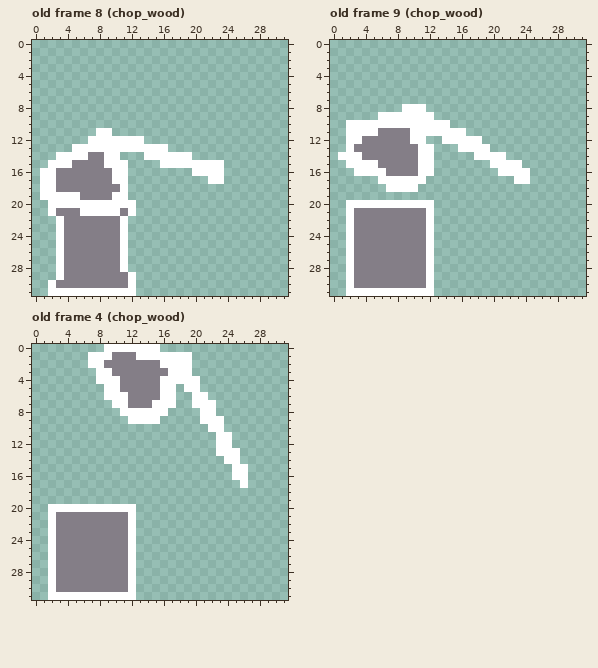
One commit to this pixel-art file: art/things.ase. That is the earlier state.
32x32 pixels, 17 frames. Shown: old frame 8 (chop_wood), old frame 9 (chop_wood), old frame 4 (chop_wood). The commit also changed other frames, which this record leaves out.
And afterwards:
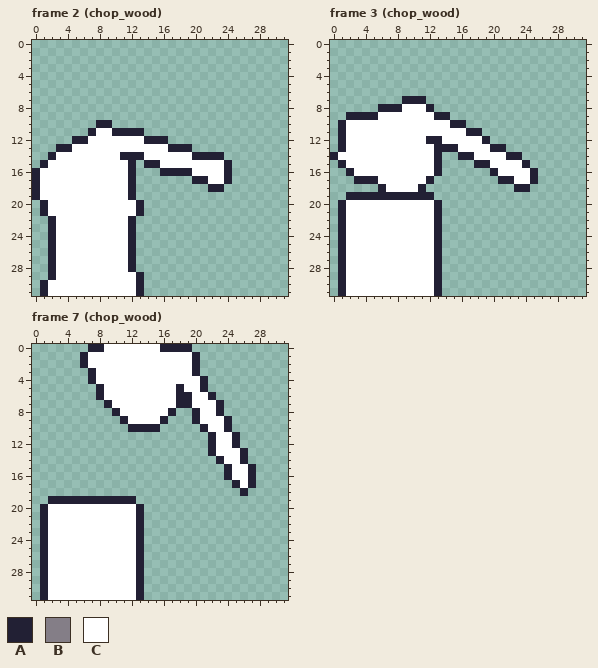
Palette (. is transparent): A #222034  B #847e87  C #ffffff
A new or re-ordered frame is compared with the old frame closest to it.
Change:
frames re-ordered
--- frame 2 (chop_wood) against old frame 8 (chop_wood), layer "Layer 1"
@@ x 0..31 @@
  9 ................................
-10 ................................
-11 ........CC......................
-12 .......CCCCCCC..................
-13 .....CCCCCCCCCCCC...............
-14 ...CCCCBBCC...CCCCCC............
-15 ..CCCBBBBCCC....CCCCCCCC........
-16 .CCBBBBBBBCC........CCCC........
-17 .CCBBBBBBBCC..........CC........
-18 .CCBBBBBBBBC....................
-19 .CCCCCBBBBCC....................
-20 ..CCCCCCCCCCC...................
-21 ..CBBBCCCCCBC...................
-22 ...CBBBBBBBC....................
-23 ...CBBBBBBBC....................
-24 ...CBBBBBBBC....................
-25 ...CBBBBBBBC....................
-26 ...CBBBBBBBC....................
-27 ...CBBBBBBBC....................
-28 ...CBBBBBBBC....................
-29 ...CBBBBBBBBC...................
-30 ..CBBBBBBBBBC...................
-31 ..CCCCCCCCCCC...................
+10 ........AA......................
+11 .......ACCAAAA..................
+12 .....AACCCCCCCAAA...............
+13 ...AACCCCCCCCCCCCAAA............
+14 ..ACCCCCCCCAAACCCCCCAAAA........
+15 .ACCCCCCCCCCA.AACCCCCCCCA.......
+16 ACCCCCCCCCCCA...AAAACCCCA.......
+17 ACCCCCCCCCCCA.......AACCA.......
+18 ACCCCCCCCCCCA.........AA........
+19 ACCCCCCCCCCCA...................
+20 .ACCCCCCCCCCCA..................
+21 .ACCCCCCCCCCCA..................
+22 ..ACCCCCCCCCA...................
+23 ..ACCCCCCCCCA...................
+24 ..ACCCCCCCCCA...................
+25 ..ACCCCCCCCCA...................
+26 ..ACCCCCCCCCA...................
+27 ..ACCCCCCCCCA...................
+28 ..ACCCCCCCCCA...................
+29 ..ACCCCCCCCCCA..................
+30 .ACCCCCCCCCCCA..................
+31 .ACCCCCCCCCCCA..................
--- frame 3 (chop_wood) against old frame 9 (chop_wood), layer "Layer 1"
@@ x 0..31 @@
  6 ................................
- 7 ................................
- 8 .........CCC....................
- 9 ......CCCCCCC...................
-10 ..CCCCCCCCCCCCC.................
-11 ..CCCCBBBBCCCCCCC...............
-12 ..CCBBBBBBCC..CCCCC.............
-13 ..CBBBBBBBBCC...CCCC............
-14 .CCCBBBBBBBCC.....CCCC..........
-15 ..CCCCBBBBBCC.......CCCC........
-16 ...CCCCBBBBCC........CCCC.......
-17 ......CCCCCC...........CC.......
-18 .......CCCC.....................
-19 ................................
-20 ..CCCCCCCCCCC...................
-21 ..CBBBBBBBBBC...................
-22 ..CBBBBBBBBBC...................
-23 ..CBBBBBBBBBC...................
-24 ..CBBBBBBBBBC...................
-25 ..CBBBBBBBBBC...................
-26 ..CBBBBBBBBBC...................
-27 ..CBBBBBBBBBC...................
-28 ..CBBBBBBBBBC...................
-29 ..CBBBBBBBBBC...................
-30 ..CBBBBBBBBBC...................
-31 ..CCCCCCCCCCC...................
+ 7 .........AAA....................
+ 8 ......AAACCCA...................
+ 9 ..AAAACCCCCCCAA.................
+10 .ACCCCCCCCCCCCCAA...............
+11 .ACCCCCCCCCCCCCCCAA.............
+12 .ACCCCCCCCCCAACCCCCA............
+13 .ACCCCCCCCCCCAAACCCCAA..........
+14 ACCCCCCCCCCCCA..AACCCCAA........
+15 .ACCCCCCCCCCCA....AACCCCA.......
+16 ..ACCCCCCCCCCA......ACCCCA......
+17 ...AAACCCCCCA........AACCA......
+18 ......ACCCCA...........AA.......
+19 ..AAAAAAAAAAA...................
+20 .ACCCCCCCCCCCA..................
+21 .ACCCCCCCCCCCA..................
+22 .ACCCCCCCCCCCA..................
+23 .ACCCCCCCCCCCA..................
+24 .ACCCCCCCCCCCA..................
+25 .ACCCCCCCCCCCA..................
+26 .ACCCCCCCCCCCA..................
+27 .ACCCCCCCCCCCA..................
+28 .ACCCCCCCCCCCA..................
+29 .ACCCCCCCCCCCA..................
+30 .ACCCCCCCCCCCA..................
+31 .ACCCCCCCCCCCA..................
--- frame 7 (chop_wood) against old frame 4 (chop_wood), layer "Layer 1"
@@ x 0..31 @@
- 0 .........CCCCCCC................
- 1 .......CCCBBBCCCCCCC............
- 2 .......CCBBBBBBBCCCC............
- 3 ........CCBBBBBBBCCC............
- 4 ........CCCBBBBBCCCCC...........
- 5 .........CCBBBBBCC.CC...........
- 6 .........CCCBBBBCC..CC..........
- 7 ..........CCBBBCCC..CCC.........
- 8 ...........CCCCCC....CC.........
- 9 ............CCCC.....CCC........
-10 ......................CC........
-11 .......................CC.......
-12 .......................CC.......
-13 .......................CCC......
-14 ........................CC......
-15 .........................CC.....
-16 .........................CC.....
-17 ..........................C.....
-18 ................................
-19 ................................
-20 ..CCCCCCCCCCC...................
-21 ..CBBBBBBBBBC...................
-22 ..CBBBBBBBBBC...................
-23 ..CBBBBBBBBBC...................
-24 ..CBBBBBBBBBC...................
-25 ..CBBBBBBBBBC...................
-26 ..CBBBBBBBBBC...................
-27 ..CBBBBBBBBBC...................
-28 ..CBBBBBBBBBC...................
-29 ..CBBBBBBBBBC...................
-30 ..CBBBBBBBBBC...................
-31 ..CCCCCCCCCCC...................
+ 0 .......AACCCCCCCAAAA............
+ 1 ......ACCCCCCCCCCCCCA...........
+ 2 ......ACCCCCCCCCCCCCA...........
+ 3 .......ACCCCCCCCCCCCA...........
+ 4 .......ACCCCCCCCCCCCCA..........
+ 5 ........ACCCCCCCCCACCA..........
+ 6 ........ACCCCCCCCCAACCA.........
+ 7 .........ACCCCCCCCAACCCA........
+ 8 ..........ACCCCCCA..ACCA........
+ 9 ...........ACCCCA...ACCCA.......
+10 ............AAAA.....ACCA.......
+11 ......................ACCA......
+12 ......................ACCA......
+13 ......................ACCCA.....
+14 .......................ACCA.....
+15 ........................ACCA....
+16 ........................ACCA....
+17 .........................ACA....
+18 ..........................A.....
+19 ..AAAAAAAAAAA...................
+20 .ACCCCCCCCCCCA..................
+21 .ACCCCCCCCCCCA..................
+22 .ACCCCCCCCCCCA..................
+23 .ACCCCCCCCCCCA..................
+24 .ACCCCCCCCCCCA..................
+25 .ACCCCCCCCCCCA..................
+26 .ACCCCCCCCCCCA..................
+27 .ACCCCCCCCCCCA..................
+28 .ACCCCCCCCCCCA..................
+29 .ACCCCCCCCCCCA..................
+30 .ACCCCCCCCCCCA..................
+31 .ACCCCCCCCCCCA..................
